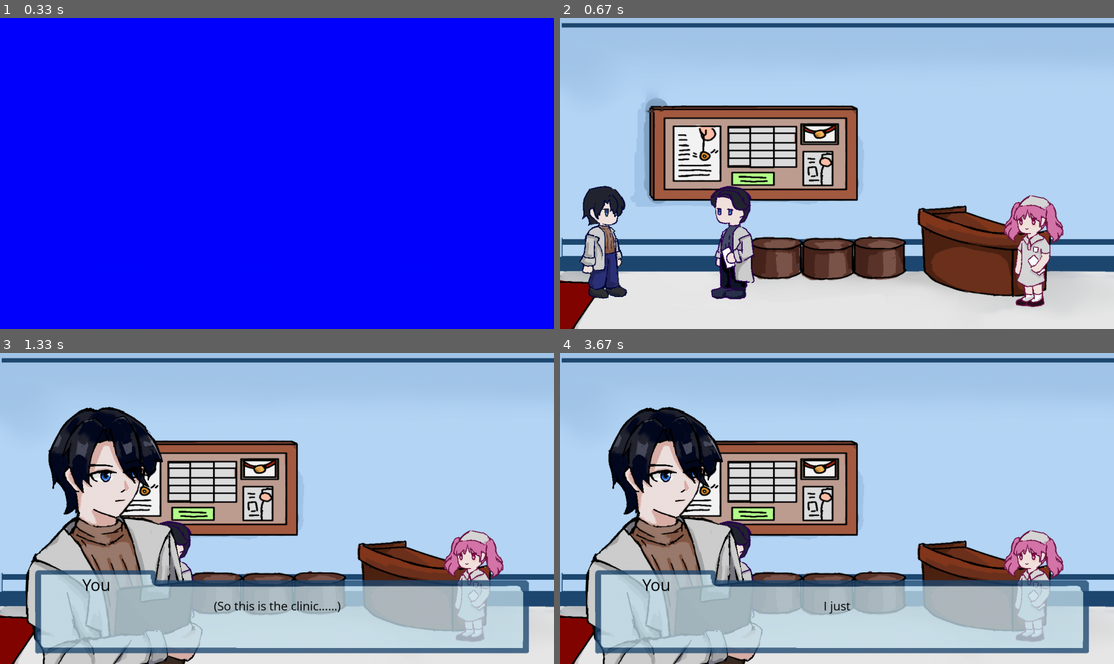
Above: before the commit, frames 1-4 (two rows, left to right).
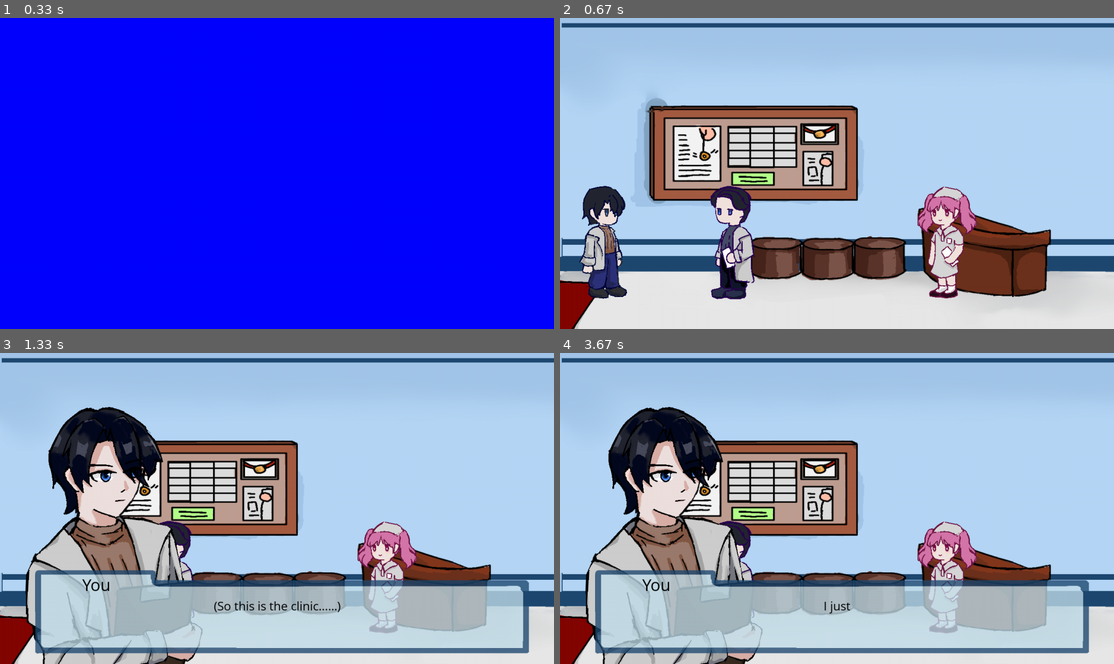
Above: after the commit, the same moments.

Repository: JoyYU271/2510-CSP1123-3-09
Game: pygame game, started from Intro1.py
The game is run twice, just before and just after one commit, with the same random seed, the same clock (stepped at 60 frames per second) and the same inputs.
Inputs:
- Up to frame 1 (0.33 s): no input
- Up to frame 2 (0.67 s): tap L at 0.33 s
- Up to frame 3 (1.33 s): hold Space 0.67-1.13 s; hold D 0.67-1.13 s; tap Space at 1.17 s
- Up to frame 4 (3.67 s): tap Space at 1.5 s; hold Space 1.83-2.3 s; hold D 1.83-2.3 s; hold Space from 3.33 s (still down); hold A from 3.33 s (still down)

Frame 1 is identical in both runs. In frame 2, 4.3% of the frame differs, in the area x 64-91%, y 54-94%; in frame 3, 4.0%; in frame 4, 4.0%.

Commit message:
Finally fixed dialogue and animation

Diff:
--- a/Intro1.py
+++ b/Intro1.py
@@ -14,8 +14,8 @@
 pygame.display.set_caption("Chapter Intro Test")
 clock = pygame.time.Clock()
 FPS = 60
+
 # Load JSON data
-
 with open('NPC_dialog/NPC.json', 'r', encoding='utf-8') as f:
         all_dialogues = json.load(f)
 
@@ -42,20 +42,20 @@
         self.dialog_box_img.set_alpha(200)
 
         # character portrait selection based on NPC name
-        if npc.name == "Nuva":
-             self.portrait = pygame.image.load("picture/Character Dialogue/Nurse.png").convert_alpha()
-        elif npc.name == "Dean":
-            self.portrait = pygame.image.load("picture/Character Dialogue/Dean.png").convert_alpha()
-        elif npc.name == "Zheng":
-            self.portrait = pygame.image.load("picture/Character Dialogue/Patient1.png").convert_alpha()
-        elif npc.name == "Emma":
-            self.portrait = pygame.image.load("picture/Character Dialogue/Patient2.png").convert_alpha()
-        elif npc.name == "John":
-            self.portrait = pygame.image.load("picture/Character Dialogue/Patient3.png").convert_alpha()
-        elif npc.name == "Police":
-            self.portrait = pygame.image.load("picture/Character Dialogue/Police.png").convert_alpha()
+        potrait_paths = {
+            "Nuva": "picture/Character Dialogue/Nurse.png",
+            "Dean": "picture/Character Dialogue/Dean.png",
+            "Zheng": "picture/Character Dialogue/Patient1.png",
+            "Emma": "picture/Character Dialogue/Patient2.png",
+        }
 
         # always load player portrait
+        portrait_path = potrait_paths.get(npc.name)
+        if portrait_path:
+            self.portrait = pygame.image.load(portrait_path).convert_alpha()
+        else:
+            self.portrait = pygame.Surface((1,1)) #fallback or error handling
+
         self.player_portrait = pygame.image.load("picture/Character Dialogue/Doctor.png").convert_alpha()
 
         self.player = player
@@ -163,15 +163,6 @@
 
                      if option_y < screen.get_height() - 40: #ensure option is on screen
                         draw_text(screen, option["option"],30,color,dialog_center_x,option_y,center= True)
-
-
-        #    # words come out one by one effect
-        #    current_time = pygame.time.get_ticks()
-        #    if self.letter_index < len(text):
-        #         if current_time - self.last_time > self.letter_delay:
-        #              self.displayed_text += text[self.letter_index]
-        #              self.letter_index += 1
-        #              self.last_time = current_time
 
            # draw dialogue text
            draw_text(screen,self.displayed_text,30,(0,0,0),dialog_x + self.dialog_box_img.get_width()//2  ,dialog_y + self.dialog_box_img.get_height()//2 - 15 ,center = True,max_width=text_max_width)
@@ -597,6 +588,8 @@
 #npc_manager.add_npc(patient1)
 #npc_manager.add_npc(patient2)
 
+
+
 class Game:
     def __init__(self):
         pygame.init()
@@ -614,7 +607,7 @@
 
         self.states = {'intro':self.intro, 'start':self.start, 'level':self.level}
 
-        nuva = NPC(1090,540,"Nuva")
+        nuva = NPC(890,520,"Nuva")
         dean = NPC(400,520,"Dean")
         self.npc_manager.add_npc(nuva)
         self.npc_manager.add_npc(dean)
@@ -683,9 +676,12 @@
 
         self.dean_exiting = False
 
+        self.last_npc_name = None
+        self.last_story = None
 
 
     def run(self, moving_left, moving_right, run, dean):
+        entry = {}
         self.dean = dean
         keys = pygame.key.get_pressed()
         if self.background:
@@ -702,7 +698,6 @@
 
         # --- Draw NPCs ---
         for npc in self.npc_manager.npcs:
-            #if not self.cutscene_active and npc.name == "Dean":
                 self.display.blit(npc.image,npc.rect)
 
         self.player.draw(self.display)
@@ -711,7 +706,7 @@
         nearest_npc = self.npc_manager.get_nearest_npc(self.player)
 
         #=====space======
-        if nearest_npc or (self.current_dialogue and self.current_dialogue.talking):
+        if nearest_npc or self.current_dialogue:
             if nearest_npc and (self.current_dialogue is None or self.current_dialogue.npc != nearest_npc):
                 self.current_dialogue = dialog(nearest_npc,self.player)
 
@@ -726,23 +721,28 @@
 
             if self.current_dialogue:
                 self.npc_name = self.current_dialogue.npc.name
-                self.npc_data = all_dialogues.get(self.npc_name)
-                self.current_story = "chapter_1"
-                self.story_data = self.npc_data.get(self.current_story,[])
+                self.current_story = getattr(self.current_dialogue, "current_story", "chapter_1")
+
+                # Only update story_data if the NPC or story changed
+                if (self.last_npc_name != self.npc_name) or (self.last_story != self.current_story):
+                    self.npc_data = all_dialogues.get(self.npc_name, {})
+                    self.story_data = self.npc_data.get(self.current_story, [])
+                    self.last_npc_name = self.npc_name
+                    self.last_story = self.current_story
 
                 self.step = self.current_dialogue.step
 
-                if self.current_dialogue.step >= len(self.story_data):
+                if not self.current_dialogue.talking:
                     self.current_dialogue = None
                     entry = {}
                 else:
                     entry = self.story_data[self.step]
-
             else:
                 entry = {}
 
-            if not keys[pygame.K_SPACE]:
-                self.space_released = True
+
+        if not keys[pygame.K_SPACE]:
+            self.space_released = True
 
         # --- Draw dialogue if active ---
         if self.current_dialogue and self.current_dialogue.talking:
@@ -758,8 +758,8 @@
                     print("Cutscene start!")
                     self.cutscene_active = True
 
-        else:
-            self.cutscene_active = False
+            else:
+                self.cutscene_active = False
 
         if self.cutscene_active and entry.get("event") == "dean_exits":
             self.dean_exiting = True
@@ -795,8 +795,3 @@
 # # }
 
 # #print(thisdict)
-
-# Create intro object
-# showing_intro = True
-# chapter_intro = SimpleChapterIntro()
-# chapter_intro.start("chapter_1")
